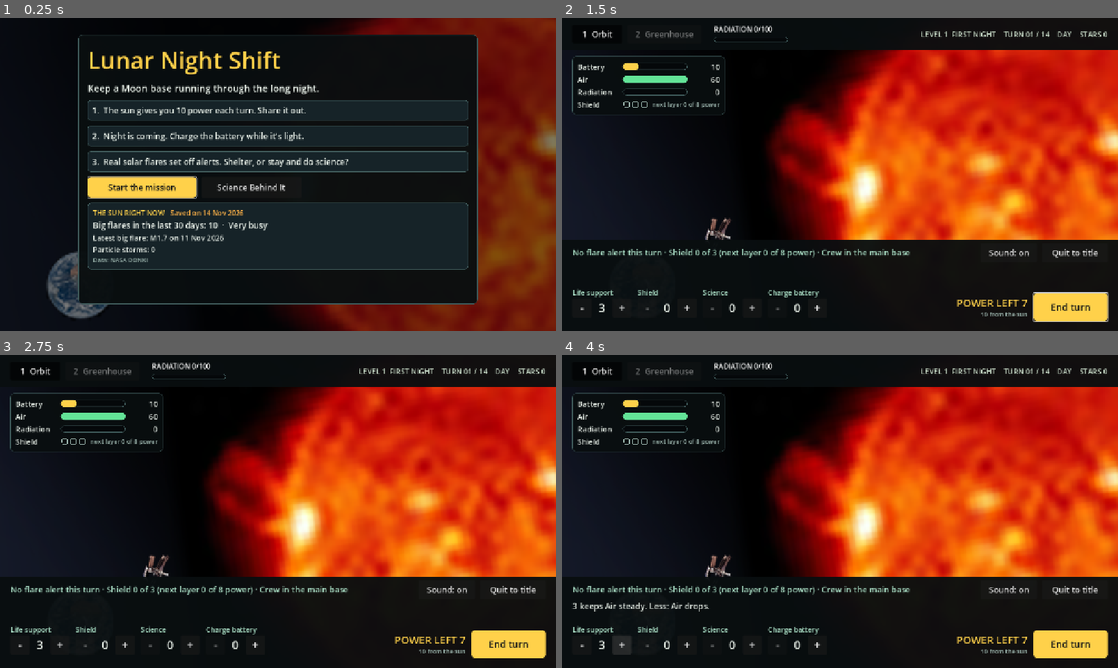
Above: before the commit, frames 1-4 (two rows, left to right).
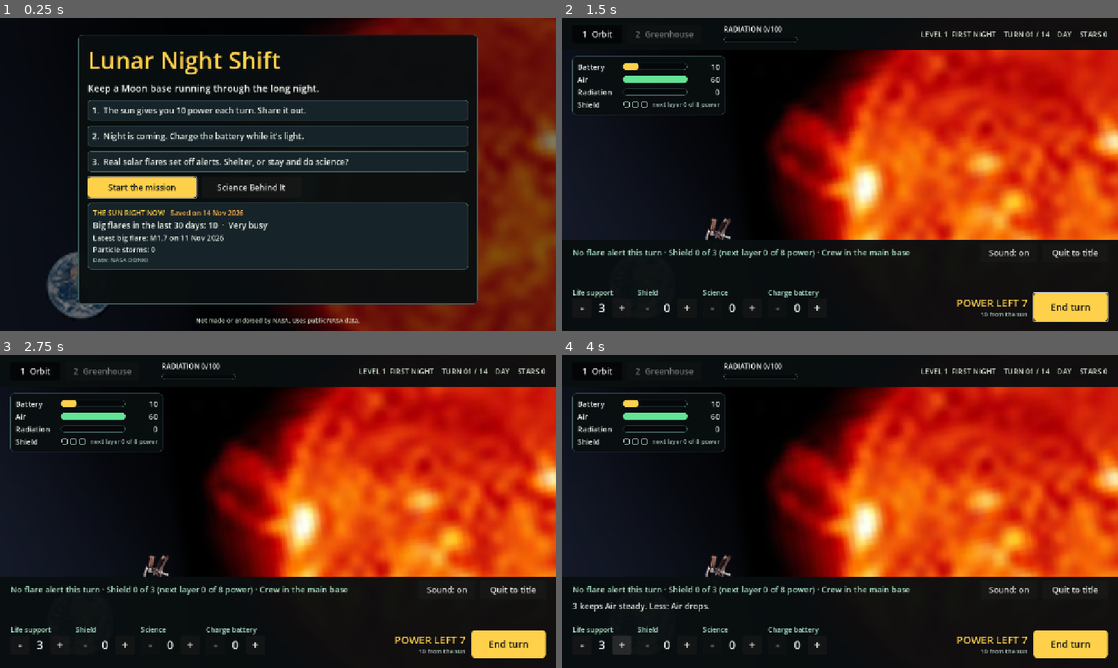
Above: after the commit, the same moments.

Repository: sarichatsee/celestial-shift
Game: Godot game, scene res://main.tscn
Two runs of this game, one before a commit and one after it. Both use one fixed random seed, a clock stepped at 60 frames per second and the inputs below.
Inputs:
- Up to frame 1 (0.25 s): no input
- Up to frame 2 (1.5 s): click "Start the mission" at 0.5 s; click "Start the level" at 1.25 s
- Up to frame 3 (2.75 s): click "1 Orbit" at 2 s
- Up to frame 4 (4 s): click "-" at 2.75 s; click "+" at 3.5 s

The runs differ from the first frame. In frame 1, 0.3% of the frame differs, in the area x 35-65%, y 95-98%; in frame 2, 0.2%; in frame 3, 0.2%; in frame 4, 0.2%.

Commit message:
Godot port: fix layout bugs found on first run in Godot 4.7.2
The game had been written without a Godot install. All 64 tests,
including the simulator parity table, passed unchanged on first run.

- Last-turn report strip covered the whole screen, and the
  'Not made or endorsed by NASA' footer was off-screen: both set the
  top anchor before the bottom one, which clamps it. One helper now
  places anchored controls.
- Storm alert box overlapped the meters panel.
- The NEW badge on the Greenhouse tab overlapped the Radiation label.
- Card screens (debrief) could open scrolled past the headline.
- Add the .uid files Godot generates and tools/.gdignore so the editor
  does not import the cached RadLab CSVs as translations.

Co-Authored-By: Claude Fable 5.2 <noreply@anthropic.com>

Diff:
--- a/main.gd
+++ b/main.gd
@@ -185,7 +185,31 @@
 
 
 func _focus(node: Control) -> void:
-	node.grab_focus.call_deferred()
+	(func() -> void:
+		if not is_instance_valid(node) or not node.is_inside_tree():
+			return
+		node.grab_focus()
+		if overlay.visible:
+			# the card scrolls to the focused button before its text has been
+			# laid out; a fresh screen should start at the top
+			await get_tree().process_frame
+			await get_tree().process_frame
+			overlay_scroll.scroll_vertical = 0
+	).call_deferred()
+
+
+## Anchor a control and set its edges. `anchors` holds left, top, right, bottom
+## (as position and size). Right and bottom go first: a left or top anchor may
+## never pass the opposite one, so the other order silently clamps it.
+func _place(node: Control, anchors: Rect2, left: float, top: float, right: float, bottom: float) -> void:
+	node.anchor_right = anchors.size.x
+	node.anchor_bottom = anchors.size.y
+	node.anchor_left = anchors.position.x
+	node.anchor_top = anchors.position.y
+	node.offset_left = left
+	node.offset_top = top
+	node.offset_right = right
+	node.offset_bottom = bottom
 
 
 # ---------------------------------------------------------------- building the screen (once)
@@ -260,8 +284,8 @@
 func _build_alert() -> void:
 	alert_panel = PanelContainer.new()
 	alert_panel.add_theme_stylebox_override("panel", Kit.flat(Color(0.16, 0.1, 0.04, 0.95), 8, Kit.C_SUN, 2, 12))
-	alert_panel.position = Vector2(356, 88)
-	alert_panel.custom_minimum_size = Vector2(900, 0)
+	alert_panel.position = Vector2(390, 88)  # clear of the meters panel
+	alert_panel.custom_minimum_size = Vector2(866, 0)
 	alert_panel.visible = false
 	add_child(alert_panel)
 	var box := Kit.vbox(6)
@@ -296,10 +320,7 @@
 	report_panel = PanelContainer.new()
 	report_panel.visible = false
 	add_child(report_panel)
-	report_panel.set_anchor_and_offset(SIDE_LEFT, 0.0, 24.0)
-	report_panel.set_anchor_and_offset(SIDE_RIGHT, 1.0, -24.0)
-	report_panel.set_anchor_and_offset(SIDE_TOP, 1.0, -262.0)
-	report_panel.set_anchor_and_offset(SIDE_BOTTOM, 1.0, -218.0)
+	_place(report_panel, Rect2(0.0, 1.0, 1.0, 1.0), 24.0, -262.0, -24.0, -218.0)
 	report_label = Kit.label("", 18)
 	report_label.clip_text = true
 	report_label.vertical_alignment = VERTICAL_ALIGNMENT_CENTER
@@ -390,10 +411,7 @@
 	var footer := Kit.label(_t("title.disclaimer"), 14, Kit.C_HUD)
 	footer.horizontal_alignment = HORIZONTAL_ALIGNMENT_CENTER
 	overlay.add_child(footer)
-	footer.set_anchor_and_offset(SIDE_LEFT, 0.0, 0.0)
-	footer.set_anchor_and_offset(SIDE_RIGHT, 1.0, 0.0)
-	footer.set_anchor_and_offset(SIDE_TOP, 1.0, -34.0)
-	footer.set_anchor_and_offset(SIDE_BOTTOM, 1.0, -10.0)
+	_place(footer, Rect2(0.0, 1.0, 1.0, 1.0), 0.0, -34.0, 0.0, -10.0)
 
 
 ## Show the shared card, `height` canvas pixels tall, with nothing in it yet.
@@ -401,10 +419,7 @@
 	for child in overlay_content.get_children():
 		overlay_content.remove_child(child)
 		child.queue_free()
-	overlay_card.set_anchor_and_offset(SIDE_LEFT, 0.5, -460.0)
-	overlay_card.set_anchor_and_offset(SIDE_RIGHT, 0.5, 460.0)
-	overlay_card.set_anchor_and_offset(SIDE_TOP, 0.5, -height / 2.0 - 12.0)
-	overlay_card.set_anchor_and_offset(SIDE_BOTTOM, 0.5, height / 2.0 - 12.0)
+	_place(overlay_card, Rect2(0.5, 0.5, 0.5, 0.5), -460.0, -height / 2.0 - 12.0, 460.0, height / 2.0 - 12.0)
 	overlay_scroll.scroll_vertical = 0
 	overlay.visible = true
 	_set_game_visible(false)
--- a/main.tscn
+++ b/main.tscn
@@ -74,16 +74,16 @@
 text = "2  Greenhouse"
 
 [node name="DoseLabel" type="Label" parent="TopBar"]
-offset_left = 350.0
+offset_left = 372.0
 offset_top = 14.0
-offset_right = 545.0
+offset_right = 567.0
 offset_bottom = 36.0
 theme_override_font_sizes/font_size = 16
 
 [node name="DoseBar" type="ProgressBar" parent="TopBar"]
-offset_left = 350.0
+offset_left = 372.0
 offset_top = 43.0
-offset_right = 520.0
+offset_right = 542.0
 offset_bottom = 56.0
 show_percentage = false
 
Not shown, added: bar_chart.gd.uid
Not shown, added: dot_row.gd.uid
Not shown, added: game_numbers.gd.uid
Not shown, added: game_text.gd.uid
Not shown, added: live_sun.gd.uid
Not shown, added: sound_fx.gd.uid
Not shown, added: storms_data.gd.uid
Not shown, added: tests/run_tests.gd.uid
Not shown, added: tools/.gdignore
Not shown, added: ui_kit.gd.uid
Not shown, changed: AI_USE_LOG.md
